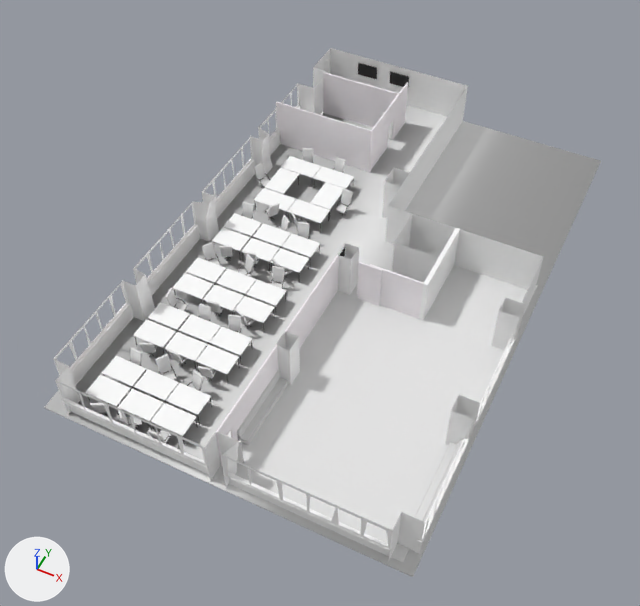
The Blender file models/vrLabsModel/planta6grupos.blend as it was, and as the next commit left it.
Before and after are seen from a 50 mm lens placed at (6.76, -15.94, 17.93), pointed at (-0.43, -1.56, -0.04). Lighting does not change. The marker at lower left points along +X, +Y and +Z.

Names of what the first picture shows: 'banco', 'centro', 'clever', 'comunicacion', 'cristalera entrada', 'cristaleraAgora', 'cristalerasFrontales', 'design', 'pared', 'research', 'silla'.
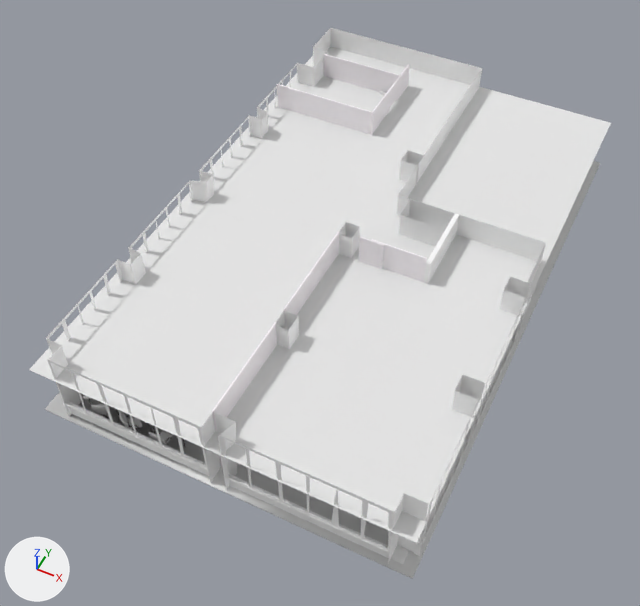
Where the newer file only moved an object's origin or applied its transform, the numbers keep the older frame.

Edits to the bpy script that builds the scene:
```text
Change me_cube_002:
    where me_cube_002.from_pydata(...)  # 20 vertices, 12 faces; spans x -172.0..196.0, y -4.0..-1.0, z -1.0..1.0
    used by ob_cristalerasfrontales; location = (-1.49, 5.37, 1.0); scale = (0.0188, 1.41, 1.0)
    me_cube_002 part 1: the whole mesh is scaled about its middle by (0.992, 1, 1.58), then moved by (1.0, 0.0, 0.0)
Change me_cube_007:
    where me_cube_007.from_pydata(...)  # 40 vertices, 28 faces; spans x -63.9..63.9, y -2.2..2.2, z -0.7..0.7
    used by ob_cristaleraagora; location = (1.0, -4.04, 0.71); scale = (0.0188, 1.41, 1.0)
    before: 14 (-63.7, -2.2, 0.7) at pixel (215, 432), 15 (-63.1, -0.2, 0.7) at pixel (276, 344), 22 (-61.7, -2.2, 0.7) at pixel (217, 433), 24 (-61.1, -0.2, 0.7) at pixel (277, 345), 31 (-61.9, 2.2, 0.7) at pixel (338, 254)
    before: 33 (-61.9, 0.1, 0.7) at pixel (286, 331), 35 (-63.9, 2.2, 0.7) at pixel (337, 254), 37 (-63.9, 0.1, 0.7) at pixel (284, 331)
    before: 1 (-31.3, 2.2, 0.7) at pixel (359, 261), 3 (3.6, 2.2, 0.7) at pixel (382, 269), 5 (-31.3, 2.2, 0.7) at pixel (358, 262), 7 (3.6, 2.2, 0.7) at pixel (381, 270)
    me_cube_007 part 2
    add for i in [14, 15, 22, 24, 31, 33, 35, 37]: me_cube_007.vertices[i].co += Vector((0.0, 0.0, 0.9))
    me_cube_007 part 3
    add for i in [1, 3, 5, 7]: me_cube_007.vertices[i].co += Vector((0.0, 0.0, 1.0))
Change me_pared:
    used by ob_pared; location = (-4.69, 0.96, 0.29); scale = (0.0607, 1.39, 0.273)
    remove me_pared.from_pydata(...)  # 443 vertices, 176 faces; spans x -4.0..157.0, y -6.0..5.0, z -1.0..4.0
    add me_pared.from_pydata(...)  # 437 vertices, 176 faces; spans x -4.0..157.0, y -6.0..5.0, z -1.0..7.0
    me_pared part 4: the loose piece of 8 vertices spanning x 72.0..81.0, y 1.0, z -1.0..4.0 is scaled about its middle by (1.04, 0.725, 1.6), then moved by (6.0, 0.0, 2.0)
    me_pared part 5: the loose piece of 4 vertices spanning x 97.0..108.0, y -1.0, z -1.0..3.0 is rebuilt with 4 vertices and now spans x 97.0..111.0, y 0.0, z -1.0..6.0
    me_pared part 6: the loose piece of 4 vertices spanning x 81.0, y 0.0..5.0, z -1.0..4.0 is deleted
    me_pared part 7: 154 vertices moved from x -1.0..156.0, y -6.0..5.0, z -1.0..4.0 to x -1.0..156.0, y -6.0..5.0, z -1.0..7.0; 19 vertices removed from x 0.0..154.0, y -1.0..5.0, z -1.0..4.0; 21 vertices added at x 0.0..154.0, y -1.0..5.0, z -1.0..7.0
Change me_cube_001:
    where me_cube_001.from_pydata(...)  # 28 vertices, 20 faces; spans x -172.0..1.0, y -1.0..1.0, z -1.0..1.0
    used by ob_cristalera_entrada; location = (-1.49, 5.37, 1.0); scale = (0.0188, 1.41, 1.0)
    me_cube_001 part 8: all 12 vertices in x -141.0..1.0, y -1.0..1.0, z 0.0..1.0 are moved by (0.0, 0.0, 1.0)
Change ob_silla:
    ob_silla.location: (-2.15, 0.68, 0.08) -> (-2.15, 0.68, 0.0)
Change ob_cristalerasfrontales:
    ob_cristalerasfrontales.location: (-1.49, 5.37, 1.0) -> (-1.49, 5.37, 0.93)
Change ob_pared:
    ob_pared.location: (-4.69, 0.96, 0.29) -> (-4.69, 0.96, 0.21)
Change ob_cristalera_entrada:
    ob_cristalera_entrada.location: (-1.49, 5.37, 1.0) -> (-1.49, 5.37, 0.93)
Change ob_techo:
    remove ob_techo.hide_viewport = True
```

What differs and where, as boxes [x1, y1, x2, y2] in the pictures (640 x 606 px; the box of a moved part takes in the faces that stretch with it):
'Techo', shown: after [29, 47, 611, 543]
'pared', reshaped, moved: before [44, 48, 601, 577]; after [45, 28, 600, 579]
'cristalerasFrontales', mesh rescaled, moved: before [276, 102, 423, 319]; after [277, 84, 427, 282]
'cristalera entrada', reshaped, moved: before [323, 72, 408, 172]; after [323, 54, 410, 135]
'silla', moved: before [90, 112, 367, 443]; after [91, 403, 173, 445]
part 2 of me_cube_007, moved or reshaped: before [216, 255, 339, 459]; after [212, 231, 339, 459]
part 3 of me_cube_007, moved or reshaped: before [357, 262, 382, 306]; after [359, 237, 384, 269]
part 4 of me_pared, moved or reshaped: before [382, 168, 409, 218]; after [399, 151, 424, 185]
part 5 of me_pared, rebuilt: before [402, 253, 426, 282]; after [409, 228, 438, 247]
part 6 of me_pared, deleted: before [388, 87, 468, 211]
part 7 of me_pared, moved or reshaped: before [53, 48, 543, 562]; after [46, 28, 546, 563]
'comunicacion', unchanged, covered by the edit: before [86, 356, 212, 445]; after [88, 397, 185, 447]
'clever', unchanged, covered by the edit: before [133, 302, 252, 384]
'design', unchanged, covered by the edit: before [173, 258, 287, 332]
'centro', unchanged, covered by the edit: before [254, 156, 354, 233]
